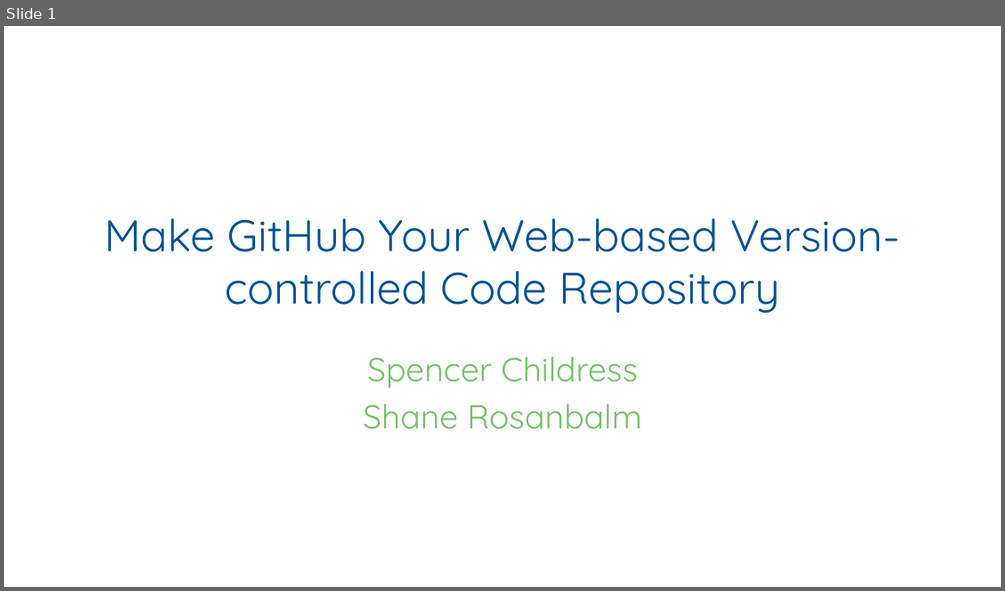
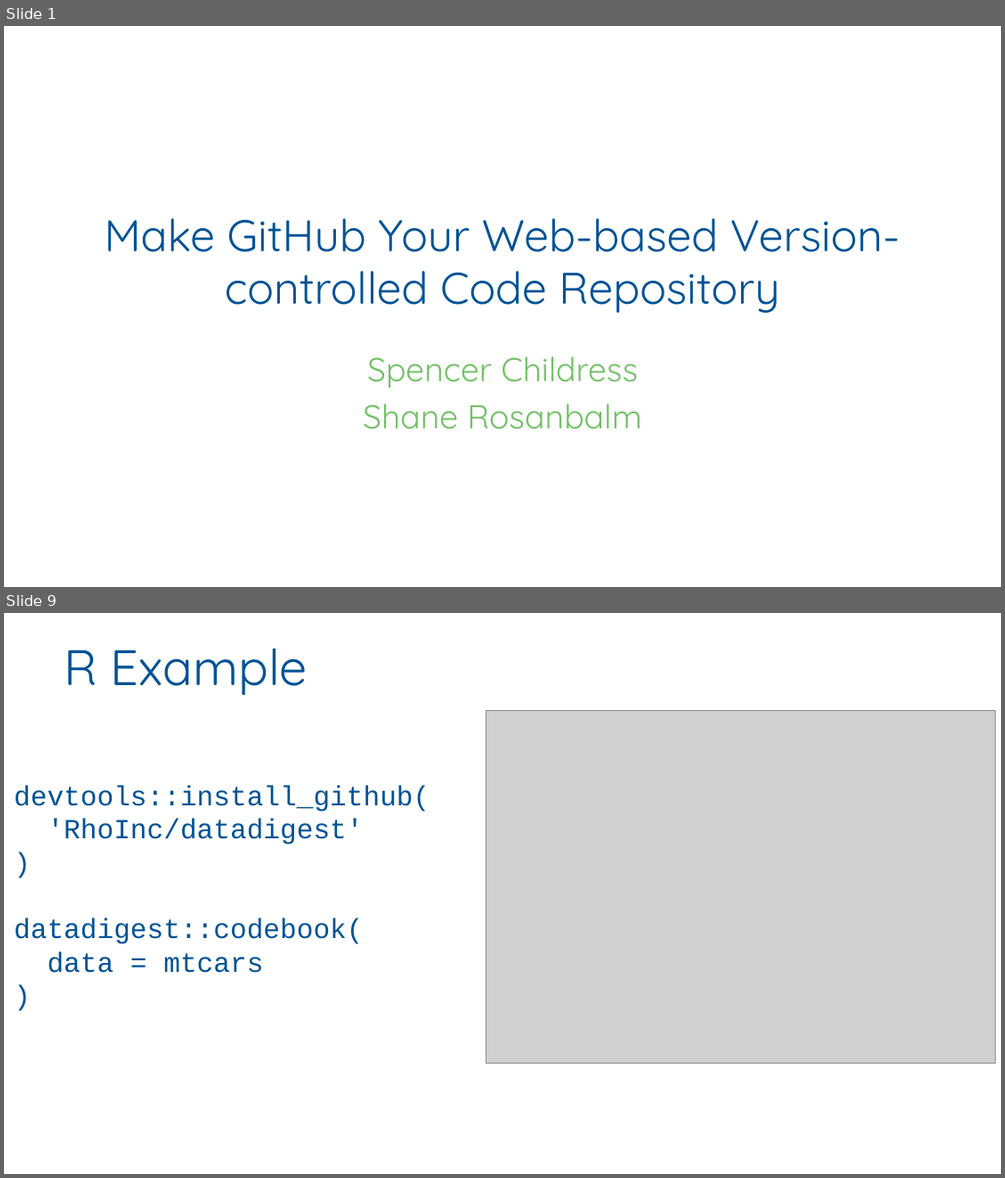
Before and after one commit to RhoInc/sas-install-github, a slide deck: docs/CT06.pptx. Shown one above the other, each under a label of ours: slide 1 before the commit, slides 1 and 9 after it; the slides between them are not shown. The pictures are 1005x591 and 1005x1178 pixels, drawn with LibreOffice and Linux fonts; fonts in the diff are those of the drawing; grey boxes stand for pictures; background and template pictures are left out. Boxes give left, top, right and bottom in pixels: in the first picture for what was removed or moved away, otherwise in the second. Text is boxed around its words. In the diff, an @@ line names an element or a change of style, - is before the commit and + after.

```diff
--- a/docs/CT06.pptx
+++ b/docs/CT06.pptx
@@ slide 9 added at (4, 613, 1001, 1174), background #FFFFFF @@
@@ title added at (64, 648, 307, 695), 36 pt, text #005295 @@
+R Example
@@ picture added at (485, 711, 995, 1062) @@
@@ text added at (14, 786, 429, 973), 20 pt, text #005295 @@
+devtools::install_github(
+'RhoInc/datadigest'
+)
+datadigest::codebook(
+data = mtcars
+)
```
Also in this commit, not shown: 6 slides changed, 3 other slides added, 2 slides removed.
